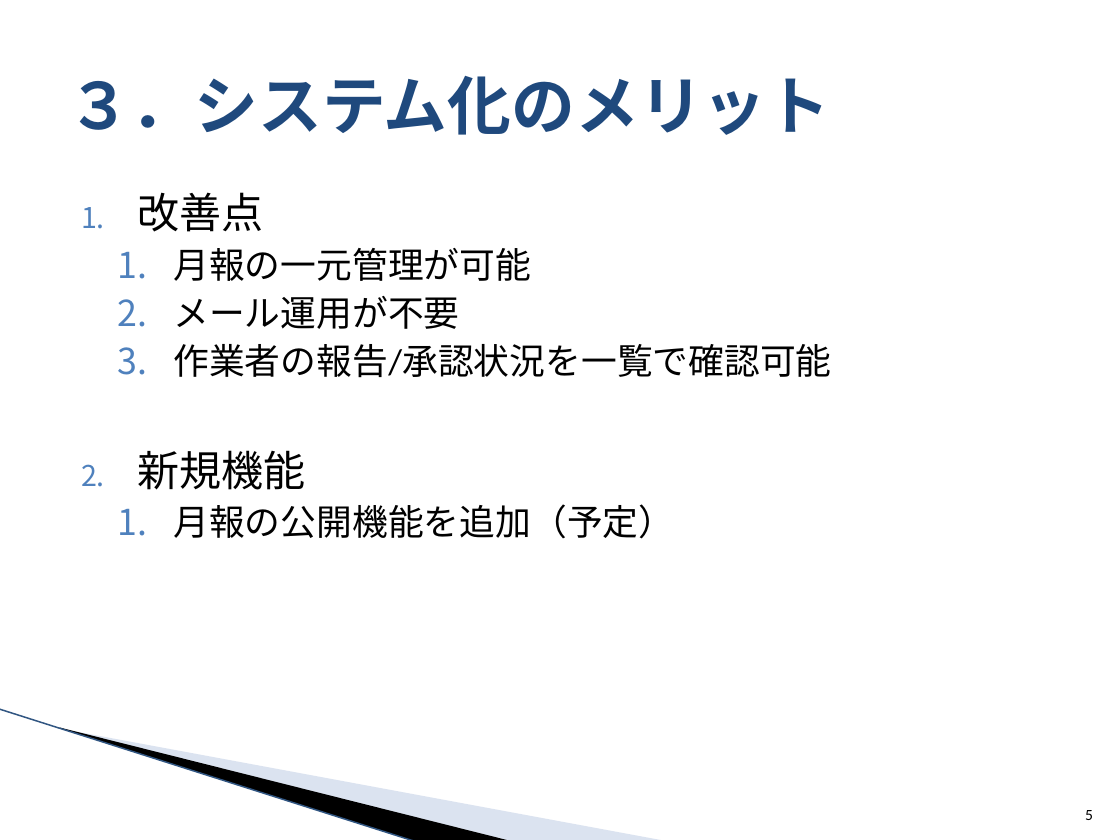
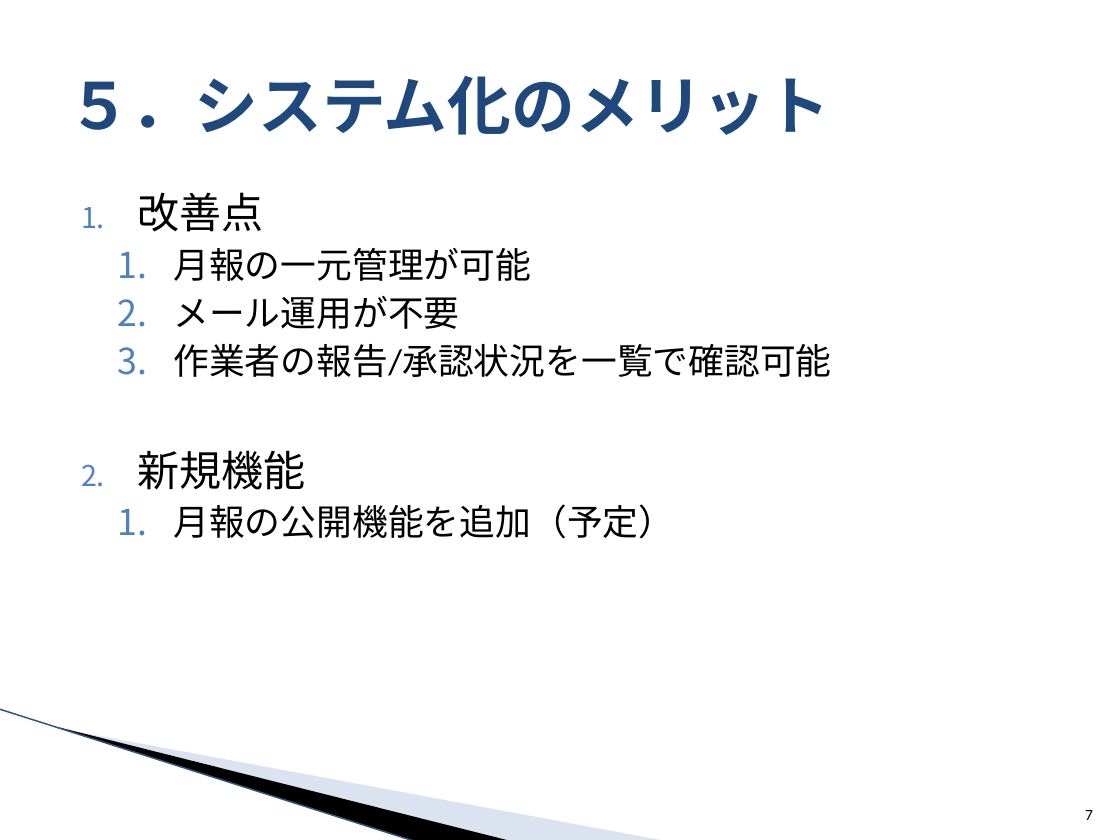
Before and after one commit to around7days/AppFreeMemo, a slide deck: slide 7 of 設計書/1_月報管理システム 提案資料.pptx (slide 5 before the commit). Drawn at 1120x840 pixels with LibreOffice and Linux fonts; fonts in the diff are those of the drawing; background and template pictures are left out. Boxes give left, top, right and bottom in pixels: in the first picture for what was removed or moved away, otherwise in the second. Text is boxed around its words. In the diff, an @@ line names an element or a change of style, - is before the commit and + after.

```diff
--- a/設計書/1_月報管理システム 提案資料.pptx
+++ b/設計書/1_月報管理システム 提案資料.pptx
@@ title at box(67, 76, 830, 135): text changed @@
-３．システム化のメリット
+５．システム化のメリット
@@ page number at box(1085, 810, 1093, 820): text changed @@
-5
+7
```
Also in this commit, not shown: 8 other slides changed, 1 slide added, 4 other files.
